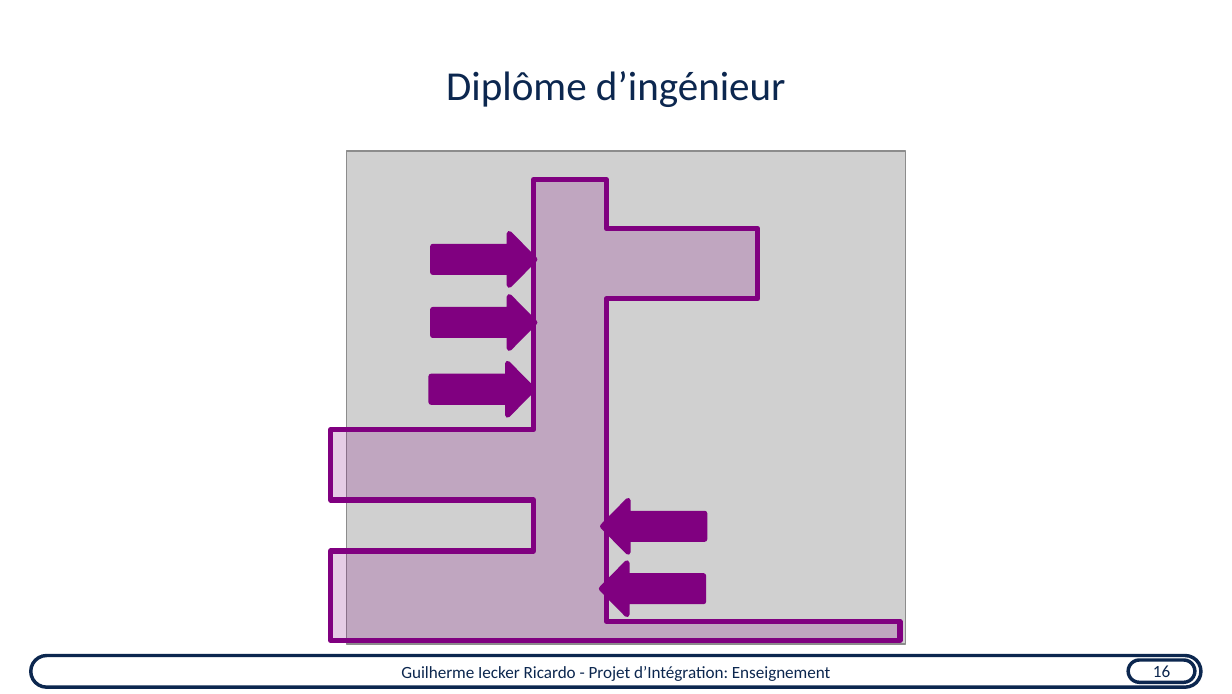
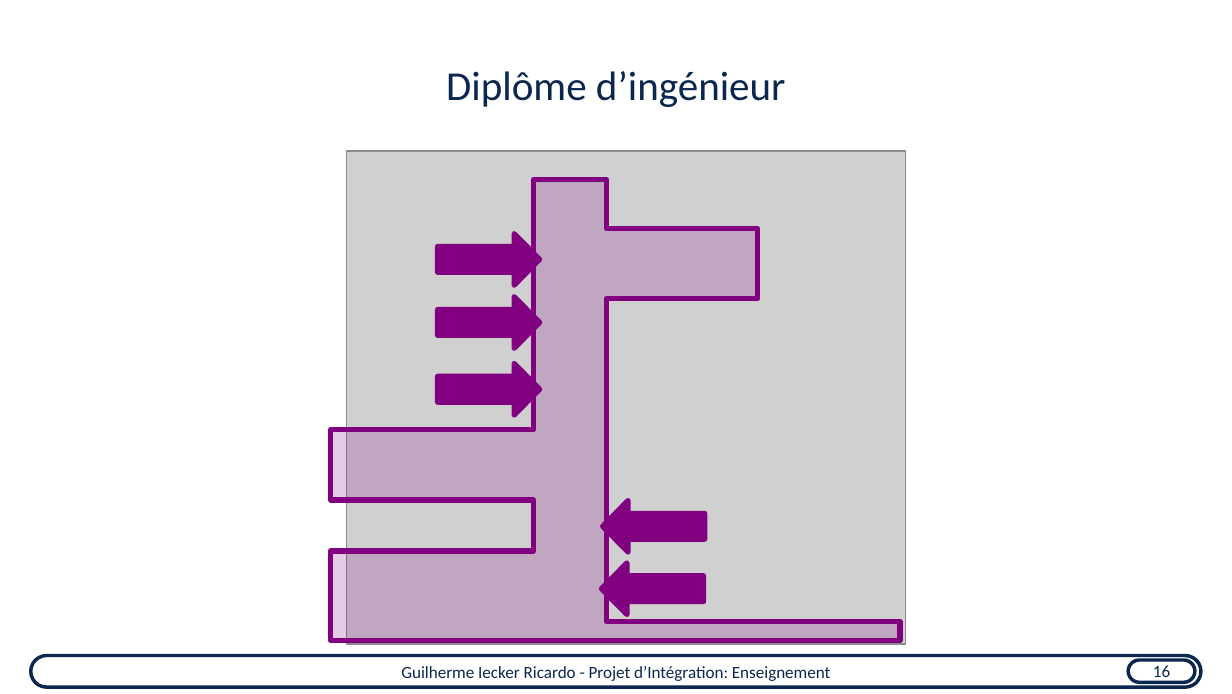
Before and after one commit to guilhermeir/mcf, a slide deck: slide 17 of toulouse_audition.odp (slide 18 before the commit). Drawn at 1232x694 pixels with LibreOffice and Linux fonts; fonts in the diff are those of the drawing; grey boxes stand for pictures. Boxes give left, top, right and bottom in pixels: in the first picture for what was removed or moved away, otherwise in the second. Text is boxed around its words. In the diff, an @@ line names an element or a change of style, - is before the commit and + after.

```diff
--- a/toulouse_audition.odp
+++ b/toulouse_audition.odp
@@ 3 left arrows moved together from (x1=431, y1=233, x2=535, y2=415) to (x1=437, y1=233, x2=540, y2=415) @@
```
Also in this commit, not shown: 4 other slides changed, 1 slide added, 2 slides removed, 1 other file.
